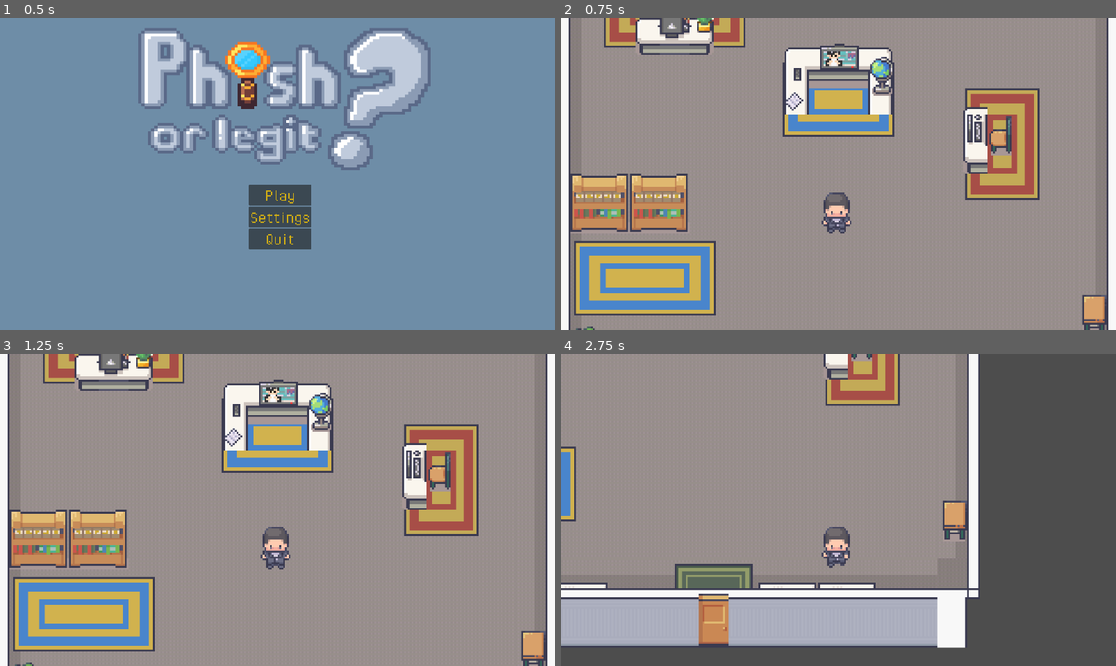
Above: before the commit, frames 1-4 (two rows, left to right).
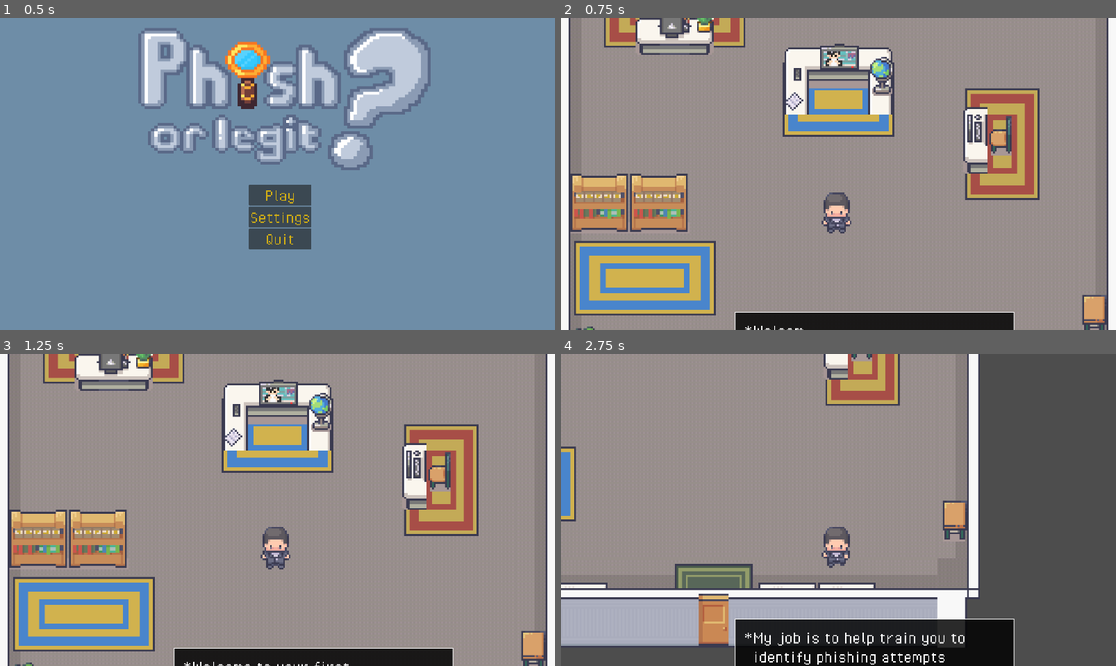
Above: after the commit, the same moments.

Repository: ryanshapiro131/Phish-or-Legit-
Game: Godot game, scene res://scenes/main_menu.tscn
The game is run twice, just before and just after one commit, with the same random seed, the same clock (stepped at 60 frames per second) and the same inputs.
Inputs:
- Up to frame 1 (0.5 s): no input
- Up to frame 2 (0.75 s): click "Play" at 0.5 s
- Up to frame 3 (1.25 s): no input
- Up to frame 4 (2.75 s): tap Enter (text_interact) at 1.25, 2.1 s; hold Right (ui_right) 1.28-2.03 s; hold Enter (text_interact) 1.28-2.03 s; tap E (interact) at 1.35, 2.3 s; hold Down (ui_down) from 2.03 s (still down)

Frame 1 is identical in both runs. In frame 2, 2.9% of the frame differs, in the area x 31-82%, y 94-100%; in frame 3, 2.9%; in frame 4, 7.6%, in the area x 31-82%, y 84-100%.

Commit message:
Deliverable 4
Added Text to speech for all assistant messages

Cohesive feedback depending on decision

more detailed tutorial which forces user to do steps in order before continuing.

Diff:
--- a/phish-or-legit/scripts/EmailSystem.gd
+++ b/phish-or-legit/scripts/EmailSystem.gd
@@ -18,7 +18,12 @@
 var email_buttons: Dictionary = {}
 var email_pool: Array = []   # full pool loaded from JSON
 var level_quota: int = 5
-
+# -----------------------------------------
+# TUTORIAL STATE
+# -----------------------------------------
+var tutorial_mode: bool = false
+var tutorial_step: String = ""
+var tutorial_open_count: int = 0
 # -----------------------------------------
 # NODE REFS
 # -----------------------------------------
@@ -53,19 +58,15 @@
 	spawn_timer.start()
 
 	if not GameManager.office_intro_shown:
-		await get_tree().create_timer(2.0).timeout
+		_start_forced_action_tutorial()
+
+	if GameManager.current_level == 2:
 		textbox.queue_messages([
-			"This is your email inbox. This is where you will be doing most of your work.",
-			"Click on one of your emails to read it, then decide to Accept, Deny, or Ignore it."
-		])
-
-	if GameManager.current_level == 2:
-		await get_tree().create_timer(2.0).timeout
-		textbox.queue_messages([
-			"Great job on your first day! Unfortunately, the hackers have gotten a little better since you've left.",
-			"Some of them have figured out how to send directly from an @fbi.gov address.",
-			"Basically, if anyone is urgently asking you for something serious, and it seems suspicious, its best to deny it.",
-			"Also, be on the lookout for Trevor Woodyard, he is genuinely needing information for payroll, so let that one through."
+			"Good work. Day two is more difficult.",
+			"Some attackers can now spoof official-looking @fbi.gov addresses.",
+			"That means you can’t trust the sender alone anymore.",
+			"Pay close attention to urgency, unusual requests, and whether the message makes sense in context.",
+			"One legitimate payroll request may come from Trevor Woodyard, so read carefully before deciding."
 		])
 
 
@@ -182,14 +183,47 @@
 	body_text.text = email.body
 	sender_icon.texture = load("res://assets/icons/" + email.icon)
 
-	if not GameManager.office_intro_shown:
-		GameManager.office_intro_shown = true
-		await get_tree().create_timer(3.0).timeout
-		textbox.queue_messages([
-			"Your job is to filter out phishing emails from hackers trying to steal our data.",
-			"Check the sender carefully — if it's not from @fbi.gov, be suspicious.",
-			"Give some emails a try and I'll check back with you soon."
-		])
+	if tutorial_mode:
+		tutorial_open_count += 1
+
+		if tutorial_step == "open_for_accept":
+			tutorial_step = "press_accept"
+			_set_action_buttons_enabled(true)
+			deny_button.disabled = true
+			ignore_button.disabled = true
+
+			textbox.queue_messages([
+				"You opened an email.",
+				"Now press ACCEPT.",
+				"ACCEPT lets the email go through the system."
+			])
+			return
+
+		if tutorial_step == "open_for_deny":
+			tutorial_step = "press_deny"
+			_set_action_buttons_enabled(true)
+			accept_button.disabled = true
+			ignore_button.disabled = true
+
+			textbox.queue_messages([
+				"You opened an email.",
+				"Now press DENY.",
+				"DENY blocks the email to help protect the system."
+			])
+			return
+
+		if tutorial_step == "open_for_ignore":
+			tutorial_step = "press_ignore"
+			_set_action_buttons_enabled(true)
+			accept_button.disabled = true
+			deny_button.disabled = true
+
+			textbox.queue_messages([
+				"You opened an email.",
+				"Now press IGNORE.",
+				"IGNORE means you are leaving the email for later and not deciding yet."
+			])
+			return
 
 
 # -----------------------------------------
@@ -200,21 +234,178 @@
 	deny_button.pressed.connect(on_deny_pressed)
 	ignore_button.pressed.connect(on_ignore_pressed)
 
-
+# -----------------------------------------
+# TUTORIAL HELPERS
+# -----------------------------------------
+func _set_action_buttons_enabled(enabled: bool):
+	accept_button.disabled = not enabled
+	deny_button.disabled = not enabled
+	ignore_button.disabled = not enabled
+
+func _clear_viewer():
+	sender_label.text = ""
+	subject_label.text = ""
+	body_text.text = ""
+	current_email = null
+
+func _start_forced_action_tutorial():
+	tutorial_mode = true
+	tutorial_step = "open_for_accept"
+	tutorial_open_count = 0
+	_set_action_buttons_enabled(false)
+
+	textbox.queue_messages([
+		"This is your inbox.",
+		"First, click any email to inspect it.",
+		"After you open it, I will show you what ACCEPT does."
+	])
+
+func _finish_accept_tutorial():
+	tutorial_step = "open_for_deny"
+	_clear_viewer()
+	_set_action_buttons_enabled(false)
+
+	textbox.queue_messages([
+		"Good job.",
+		"ACCEPT lets a safe email go through.",
+		"Use ACCEPT when an email looks legitimate and not dangerous.",
+		"Now click any email again.",
+		"This time I will show you what DENY does."
+	])
+
+func _finish_deny_tutorial():
+	tutorial_step = "open_for_ignore"
+	_clear_viewer()
+	_set_action_buttons_enabled(false)
+
+	textbox.queue_messages([
+		"Good job.",
+		"DENY blocks an email from going through.",
+		"Use DENY when an email looks suspicious or dangerous.",
+		"Now click any email again.",
+		"This time I will show you what IGNORE does."
+	])
+
+func _finish_ignore_tutorial():
+	tutorial_step = "done"
+	_clear_viewer()
+	_set_action_buttons_enabled(true)
+	tutorial_mode = false
+	GameManager.office_intro_shown = true
+
+	textbox.queue_messages([
+		"Good job.",
+		"IGNORE means you are not deciding yet.",
+		"The email stays for later while you keep thinking.",
+		"Now you can play on your own. Read carefully and choose the best action."
+	])
 # -----------------------------------------
 # DECISION LOGIC
 # -----------------------------------------
+func _show_correct_accept_feedback():
+	textbox.queue_messages([
+		"Good call. That message was legitimate.",
+		"You confirmed a safe email without disrupting workflow."
+	])
+
+func _show_correct_deny_feedback():
+	textbox.queue_messages([
+		"Nice catch. That was a phishing attempt.",
+		"Denying suspicious emails protects the system from compromise."
+	])
+
+func _show_ignore_feedback():
+	textbox.queue_messages([
+		"You ignored the email.",
+		"That can be useful when you need more time, but unresolved messages can still become a problem if left alone."
+	])
+
+func _show_wrong_legit_denied_feedback():
+	textbox.queue_messages([
+		"Careful. That email was legitimate.",
+		"Blocking safe messages can slow down operations and create confusion.",
+		"Look again at the details before making the next decision."
+	])
+
+func _show_wrong_phish_accepted_feedback():
+	textbox.queue_messages([
+		"That was a phishing email.",
+		"Accepting suspicious messages gives attackers a chance to damage the system.",
+		"Use the sender, tone, and request itself to guide your decision next time."
+	])
+func _get_level_one_phishing_reason(email: EmailData) -> Array:
+	var reasons: Array = []
+
+	if "@fbi.gov" not in email.sender.to_lower():
+		reasons.append("The sender was not from @fbi.gov.")
+
+	if "urgent" in email.subject.to_lower():
+		reasons.append("The subject tried to create urgency.")
+
+	if "password" in email.subject.to_lower() or "password" in email.body.to_lower():
+		reasons.append("It asked about a password, which is a common phishing trick.")
+
+	if "click" in email.body.to_lower() or "link" in email.body.to_lower():
+		reasons.append("It pushed you to click something quickly.")
+
+	if reasons.is_empty():
+		reasons.append("Something about the email was suspicious and unsafe.")
+
+	return reasons
+
+func _show_level_one_wrong_accept_feedback(email: EmailData):
+	var reasons = _get_level_one_phishing_reason(email)
+
+	var messages = [
+		"That email should have been denied."
+	]
+
+	for reason in reasons:
+		messages.append(reason)
+
+	messages.append("In level 1, always check the sender first.")
+
+	textbox.queue_messages(messages)
+
+func _show_level_one_wrong_deny_feedback(email: EmailData):
+	textbox.queue_messages([
+		"That email should have been accepted.",
+		"The sender was from @fbi.gov.",
+		"In level 1, emails from official FBI addresses are usually safe."
+	])
+
 func on_accept_pressed():
 	if current_email == null:
 		return
 
+	if tutorial_mode:
+		if tutorial_step != "press_accept":
+			textbox.queue_messages([
+				"Not yet.",
+				"Follow the tutorial and press the button I asked for."
+			])
+			return
+
+		_finish_accept_tutorial()
+		return
+
 	if current_email.is_phishing:
 		_handle_wrong_answer(current_email.damage)
+
+		if GameManager.current_level == 1:
+			_show_level_one_wrong_accept_feedback(current_email)
+		else:
+			textbox.queue_messages([
+				"That email should have been denied.",
+				"It contained warning signs of phishing.",
+				"Look carefully at the sender, the request, and the tone next time."
+			])
 	else:
 		GameManager.correct_emails += 1
 		correct_sound.play()
 		print("Correct!")
 		GameManager.add_salary(current_email.reward)
+		_show_correct_accept_feedback()
 		_check_quota()
 
 	remove_current_email()
@@ -224,21 +415,47 @@
 	if current_email == null:
 		return
 
+	if tutorial_mode:
+		if tutorial_step != "press_deny":
+			textbox.queue_messages([
+				"Not yet.",
+				"Follow the tutorial and press the button I asked for."
+			])
+			return
+
+		_finish_deny_tutorial()
+		return
+
 	if not current_email.is_phishing:
 		_handle_wrong_answer(8)
-	else:
-		correct_sound.play()
-		GameManager.correct_emails += 1
-		print("Threat prevented!")
-		GameManager.add_salary(current_email.reward)
-		_check_quota()
+
+		if GameManager.current_level == 1:
+			_show_level_one_wrong_deny_feedback(current_email)
+		else:
+			textbox.queue_messages([
+				"That email was legitimate.",
+				"You denied a safe email.",
+				"Be careful not to block messages that are actually okay."
+			])
 
 	remove_current_email()
-
 
 func on_ignore_pressed():
 	if current_email == null:
 		return
+
+	if tutorial_mode:
+		if tutorial_step != "press_ignore":
+			textbox.queue_messages([
+				"Not yet.",
+				"Follow the tutorial and press the button I asked for."
+			])
+			return
+
+		_finish_ignore_tutorial()
+		return
+
+	_show_ignore_feedback()
 	sender_label.text = ""
 	subject_label.text = ""
 	body_text.text = ""
@@ -253,15 +470,12 @@
 	integrity_ui.lose_integrity(damage)
 	hit_sound.play()
 	$MainVBox/BottomBar/BottomBarMargin/BottomBarHBox/IntegrityPanel/IntegrityMargin/IntegrityUI/AnimationPlayer.play("integrity_hit")
-
-	if not GameManager.office_intro_wrong_choice:
-		GameManager.office_intro_wrong_choice = true
-		await get_tree().create_timer(1.0).timeout
+	if GameManager.system_integrity <= 20 and not GameManager.low_integrity_warning_shown:
+		GameManager.low_integrity_warning_shown = true
 		textbox.queue_messages([
-			"Woah!! You just let a hacker into our system!",
-			"We handled it this time, but a few more and our systems could go down.",
-			"And if that happens... YOU'RE FIRED!!",
-			"Anyways, keep at it. You'll get the hang of it!"
+			"Warning: system integrity is critically low.",
+			"One or two more mistakes could compromise the network completely.",
+			"Slow down and inspect each email carefully."
 		])
 
 
--- a/phish-or-legit/scripts/GameManager.gd
+++ b/phish-or-legit/scripts/GameManager.gd
@@ -4,6 +4,7 @@
 var salary: int = 0
 var office_intro_shown: bool = false
 var office_intro_wrong_choice: bool = false
+var low_integrity_warning_shown: bool = false
 
 var current_level: int = 1
 var correct_emails: int = 0
@@ -40,6 +41,7 @@
 	office_intro_shown = false
 	office_intro_wrong_choice = false
 	notepad_text = ""
+	low_integrity_warning_shown = false
 
 func game_over():
 	print("NETWORK COMPROMISED")
--- a/phish-or-legit/scripts/desktop.gd
+++ b/phish-or-legit/scripts/desktop.gd
@@ -11,5 +11,8 @@
 func _ready():
 	notepad.notepad_panel.hide()
 	if not GameManager.office_intro_shown:
-		await get_tree().create_timer(1.0).timeout
-		textbox.queue_messages(["This is your Workstation", "Here you can access your emails, buy items, and take notes on whatever issues may come up.", "Start by clicking on the email icon on the Desktop, and I'll show you around from there."])
+		textbox.queue_messages([
+		"This is your workstation.",
+		"From here, you can review emails, buy upgrades, and keep notes on suspicious activity.",
+		"Start by opening the email app, and I’ll guide you through your first review."
+	])
--- a/phish-or-legit/scripts/office.gd
+++ b/phish-or-legit/scripts/office.gd
@@ -13,9 +13,11 @@
 	desk_area.body_entered.connect(_on_desk_body_entered)
 	desk_area.body_exited.connect(_on_desk_body_exited)
 	if not GameManager.office_intro_shown:
-		await get_tree().create_timer(3.0).timeout
-		canvas_layer.queue_messages(["Welcome to your first day on the job as an FBI Security Analyst.", "Please head over to your desk to get started."])
-
+		canvas_layer.queue_messages([
+			"Welcome to your first day as an FBI Security Analyst.",
+			"My job is to help train you to identify phishing attempts before they compromise the system.",
+			"Head to your desk when you're ready, and I'll walk you through the basics."
+		])
 func _process(_delta: float) -> void:
 	if player_near_desk and Input.is_action_just_pressed("interact"):
 		get_tree().change_scene_to_file("res://scenes/desktop.tscn")
--- a/phish-or-legit/scripts/text_box.gd
+++ b/phish-or-legit/scripts/text_box.gd
@@ -11,14 +11,21 @@
 var is_typing: bool = false
 var skip_typing: bool = false
 
+#TTS toggle/settings
+var tts_enabled: bool = true
+var tts_voice := "com.apple.voice.enhanced.en-US.Samantha"
+var tts_volume := 100
+var tts_pitch := 0.85
+var tts_rate := 0.92
+
 func _ready():
+	print(DisplayServer.tts_get_voices())
 	hide_textbox()
-	#queue_messages(["The quick brown fox jumps over the lazy dog.", "This is the second message.", "And a third!"])
 
 func _input(event):
 	if event.is_action_pressed("text_interact") and textbox_container.visible:
 		if is_typing:
-			skip_typing = true  # Skip to end of current message
+			skip_typing = true
 		else:
 			_show_next_message()
 
@@ -27,6 +34,10 @@
 	end.text = ""
 	label.text = ""
 	textbox_container.hide()
+
+	# NEW: stop speaking when textbox closes
+	if DisplayServer.has_feature(DisplayServer.FEATURE_TEXT_TO_SPEECH):
+		DisplayServer.tts_stop()
 
 func show_textbox():
 	start.text = "*"
@@ -41,23 +52,43 @@
 	message_queue = messages
 	_show_next_message()
 
-func add_text(next_text):  # Keep this so existing calls still work
+func add_text(next_text):
 	queue_messages([next_text])
+
+# NEW: helper function for TTS
+func speak_message(message: String):
+	if not tts_enabled:
+		return
+	if not DisplayServer.has_feature(DisplayServer.FEATURE_TEXT_TO_SPEECH):
+		return
+
+	DisplayServer.tts_stop()
+
+	# If you want to see available voices, uncomment this:
+	# print(DisplayServer.tts_get_voices_for_language("en"))
+
+	DisplayServer.tts_speak(message, tts_voice, tts_volume, tts_pitch, tts_rate, 0, true)
 
 func _show_next_message():
 	if message_queue.is_empty():
 		hide_textbox()
 		return
+
 	var next_text = message_queue.pop_front()
 	show_textbox()
 	label.text = ""
 	is_typing = true
 	skip_typing = false
+
+	# NEW: speak the message
+	speak_message(next_text)
+
 	for i in next_text.length():
 		if skip_typing:
-			label.text = next_text  # Dump the rest instantly
+			label.text = next_text
 			break
 		label.text += next_text[i]
 		await get_tree().create_timer(CHAR_READ_RATE).timeout
+
 	is_typing = false
 	skip_typing = false
Not shown, added: .DS_Store
